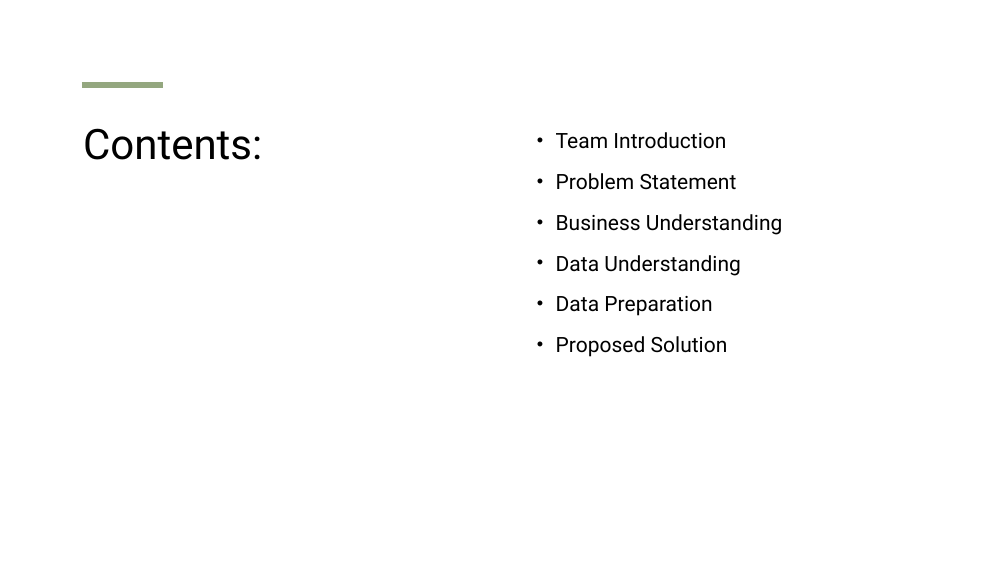
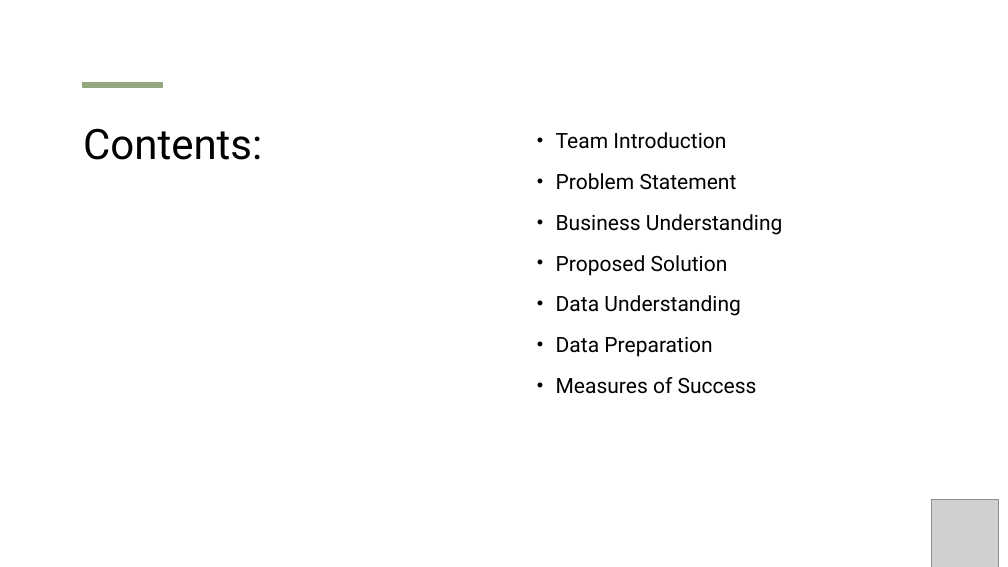
Before and after one commit to Supraja27/DSCI6007-02_Team1, a slide deck: slide 2 of DSCI6007-02_MIDTERM_PROJECT_DECK_TEAM1.pptx. Drawn at 1008x567 pixels with LibreOffice and Linux fonts; fonts in the diff are those of the drawing; grey boxes stand for pictures. Boxes give left, top, right and bottom in pixels: in the first picture for what was removed or moved away, otherwise in the second. Text is boxed around its words. In the diff, an @@ line names an element or a change of style, - is before the commit and + after.

```diff
--- a/DSCI6007-02_MIDTERM_PROJECT_DECK_TEAM1.pptx
+++ b/DSCI6007-02_MIDTERM_PROJECT_DECK_TEAM1.pptx
@@ text at bbox=[556, 255, 728, 276]: paragraph added @@
+• Proposed Solution
@@ text at bbox=[556, 377, 757, 394]: text changed @@
-• Proposed Solution
+• Measures of Success
@@ picture added at bbox=[932, 500, 999, 567] @@
```
Also in this commit, not shown: 8 other slides changed, 1 slide added, 1 other file.
